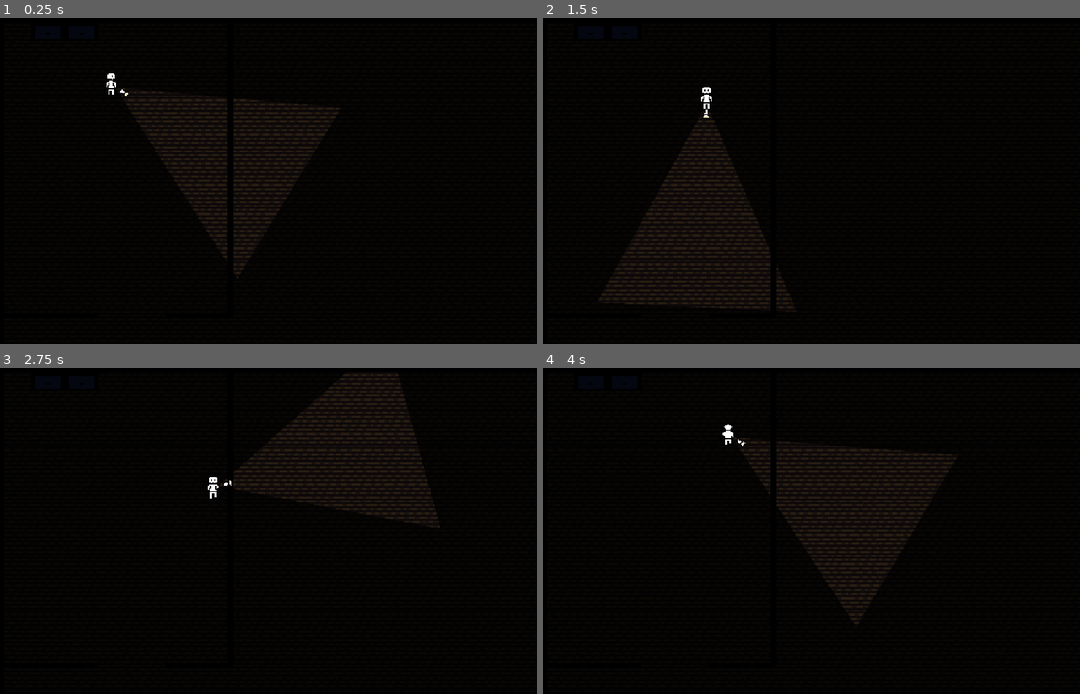
Above: before the commit, frames 1-4 (two rows, left to right).
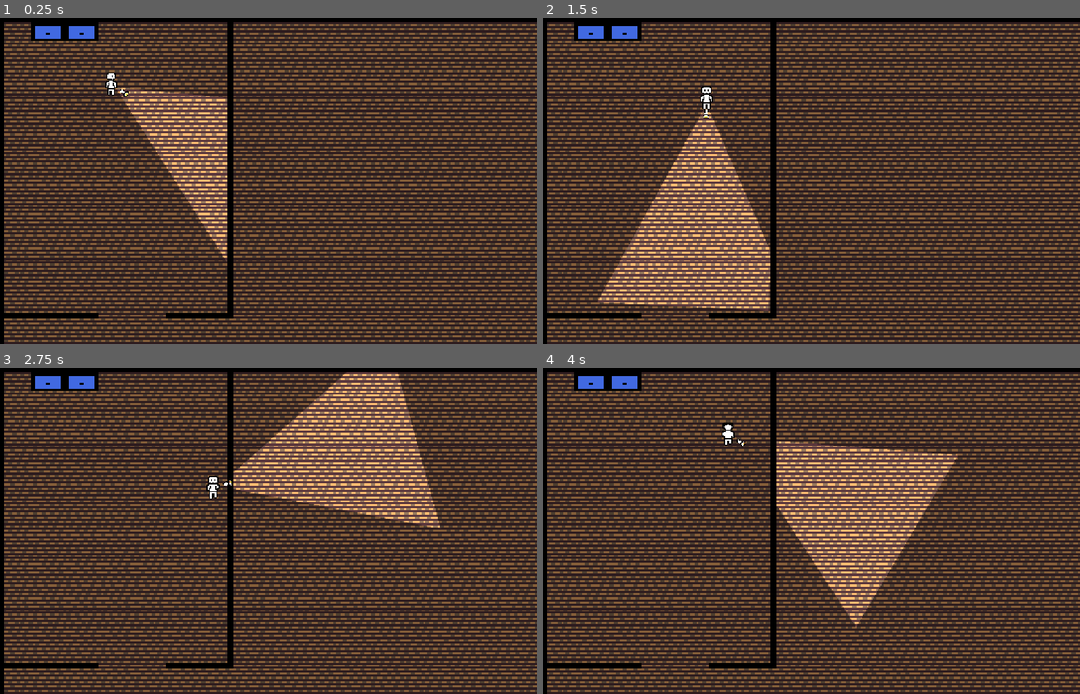
Above: after the commit, the same moments.

Repository: RSCode0/baudo-jam
Game: Godot game, scene res://scenes/game.tscn
Same seed, same stepped clock (60 frames per second), same inputs: the game is played once before the commit and once after it.
Inputs (mouse positions are in pixels of both pictures, inside the frame that each line leads up to):
- Up to frame 1 (0.25 s): no input
- Up to frame 2 (1.5 s): tap Enter at 0.5 s; move the mouse to (929, 164) at 0.52 s; hold D (right) 0.53-1.28 s; move the mouse to (704, 197) at 1.27 s; hold S (down) from 1.28 s (still down)
- Up to frame 3 (2.75 s): move the mouse to (322, 456) at 2.02 s; release S (down) at 2.03 s; hold D (right) from 2.03 s (still down)
- Up to frame 4 (4 s): move the mouse to (784, 596) at 2.77 s; release D (right) at 2.78 s; hold Z (up) 2.78-3.53 s; move the mouse to (972, 579) at 3.52 s; hold Q (left) from 3.53 s (still down)

The runs differ from the first frame. In frame 1, 96% of the frame differs, in the area x 0-100%, y 1-100%; in frame 2, 96%; in frame 3, 96%; in frame 4, 96%.

Commit message:
adding lightning for torche

Diff:
--- a/scenes/entities/player.tscn
+++ b/scenes/entities/player.tscn
@@ -95,5 +95,6 @@
 
 [node name="PointLight2D" type="PointLight2D" parent="Torche" unique_id=1278087491]
 position = Vector2(0, -170)
-energy = 3.25
+shadow_enabled = true
+shadow_filter = 2
 texture = ExtResource("5_5u6hq")
--- a/scenes/game.tscn
+++ b/scenes/game.tscn
@@ -1,10 +1,22 @@
 [gd_scene format=3 uid="uid://uwgrxm1p53b2"]
 
+[ext_resource type="Shader" uid="uid://dr5v2ltkpapn0" path="res://shaders/game.tres" id="1_lbhrr"]
 [ext_resource type="Script" uid="uid://26s4mjns8ho1" path="res://scripts/game.gd" id="1_uwrxv"]
 [ext_resource type="PackedScene" uid="uid://ky0hkgyugiko" path="res://scenes/entities/player.tscn" id="2_yqjtg"]
 [ext_resource type="PackedScene" uid="uid://cdf7au04wu422" path="res://scenes/maps/map.tscn" id="3_lnu2h"]
 
+[sub_resource type="Gradient" id="Gradient_lbhrr"]
+
+[sub_resource type="GradientTexture2D" id="GradientTexture2D_lbhrr"]
+gradient = SubResource("Gradient_lbhrr")
+fill_from = Vector2(0.2842742, 0.33669356)
+
+[sub_resource type="ShaderMaterial" id="ShaderMaterial_61gog"]
+shader = ExtResource("1_lbhrr")
+shader_parameter/Texture2DParameter = SubResource("GradientTexture2D_lbhrr")
+
 [node name="Game" type="Node2D" unique_id=567505834]
+material = SubResource("ShaderMaterial_61gog")
 script = ExtResource("1_uwrxv")
 
 [node name="Entities" type="Node2D" parent="." unique_id=1896554701]
@@ -16,4 +28,3 @@
 [node name="Maps" type="Node2D" parent="." unique_id=239789703]
 
 [node name="Map" parent="Maps" unique_id=1370805108 instance=ExtResource("3_lnu2h")]
-modulate = Color(0.07116323, 0.07116323, 0.07116323, 1)
--- a/scenes/maps/map.tscn
+++ b/scenes/maps/map.tscn
@@ -14,11 +14,19 @@
 [sub_resource type="TileSet" id="TileSet_aqr3f"]
 sources/0 = SubResource("TileSetAtlasSource_ry644")
 
+[sub_resource type="OccluderPolygon2D" id="OccluderPolygon2D_fwjtt"]
+polygon = PackedVector2Array(-5.1360474, 8, -8, 8, -8, -8, -5.31015, -8)
+
+[sub_resource type="OccluderPolygon2D" id="OccluderPolygon2D_ry644"]
+polygon = PackedVector2Array(-8, 8, -8, -8, 8, -8, 8, -4.9619427, -4.9619446, -5.31015, -5.1360474, 8)
+
 [sub_resource type="TileSetAtlasSource" id="TileSetAtlasSource_fwjtt"]
 texture = ExtResource("1_fwjtt")
 2:0/0 = 0
+2:0/0/occlusion_layer_0/polygon_0/polygon = SubResource("OccluderPolygon2D_fwjtt")
 2:0/0/physics_layer_0/polygon_0/points = PackedVector2Array(-5.003765, 8, -8, 8, -8, -8, -5.013743, -8)
 2:1/0 = 0
+2:1/0/occlusion_layer_0/polygon_0/polygon = SubResource("OccluderPolygon2D_ry644")
 2:1/0/physics_layer_0/polygon_0/points = PackedVector2Array(-5.003765, 8, -8, 8, -8, -8, 8, -8, 8, -5.0039063, -4.9882813, -5.0039063)
 3:0/0 = 0
 3:1/0 = 0
@@ -27,6 +35,7 @@
 5:1/0 = 0
 
 [sub_resource type="TileSet" id="TileSet_be0ha"]
+occlusion_layer_0/light_mask = 1
 physics_layer_0/collision_layer = 2
 physics_layer_0/collision_mask = 0
 sources/0 = SubResource("TileSetAtlasSource_fwjtt")
--- /dev/null
+++ b/shaders/game.tres
@@ -0,0 +1,31 @@
+[gd_resource type="VisualShader" format=3 uid="uid://dr5v2ltkpapn0"]
+
+[sub_resource type="VisualShaderNodeTexture2DParameter" id="VisualShaderNodeTexture2DParameter_1w7ur"]
+parameter_name = "Texture2DParameter"
+
+[sub_resource type="VisualShaderNodeTexture" id="VisualShaderNodeTexture_mf02r"]
+output_port_for_preview = 0
+source = 5
+
+[sub_resource type="VisualShaderNodeMix" id="VisualShaderNodeMix_fdr6o"]
+output_port_for_preview = 0
+default_input_values = [0, Vector3(0, 0, 0), 1, Vector3(1, 1, 1), 2, Vector3(0.5, 0.5, 0.5)]
+op_type = 3
+
+[sub_resource type="VisualShaderNodeInput" id="VisualShaderNodeInput_u6yk7"]
+output_port_for_preview = 0
+input_name = "color"
+
+[resource]
+mode = 1
+flags/light_only = false
+nodes/vertex/0/position = Vector2(768, 192)
+nodes/fragment/2/node = SubResource("VisualShaderNodeTexture2DParameter_1w7ur")
+nodes/fragment/2/position = Vector2(-848, 192)
+nodes/fragment/3/node = SubResource("VisualShaderNodeTexture_mf02r")
+nodes/fragment/3/position = Vector2(-432, 144)
+nodes/fragment/4/node = SubResource("VisualShaderNodeMix_fdr6o")
+nodes/fragment/4/position = Vector2(272, 480)
+nodes/fragment/5/node = SubResource("VisualShaderNodeInput_u6yk7")
+nodes/fragment/5/position = Vector2(-336, 480)
+nodes/fragment/connections = PackedInt32Array(2, 0, 3, 2, 5, 0, 4, 1, 3, 0, 0, 0)
